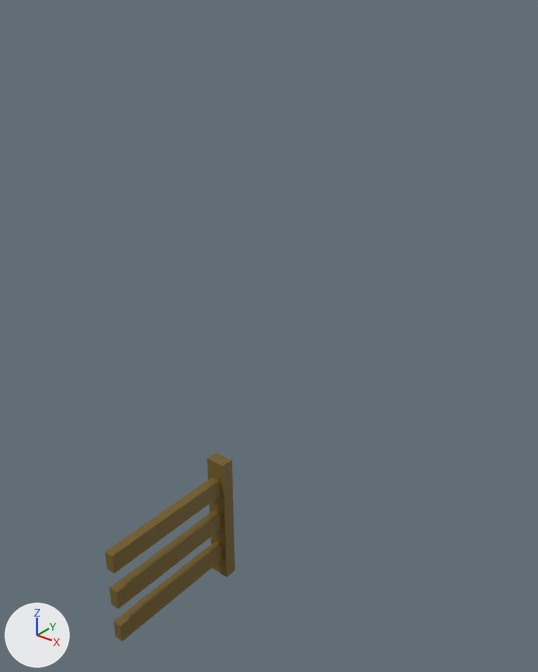
The Blender file BASEMESH/PROPS/Farm.blend, before and after one commit.
The view is the same before and after, from a 50 mm camera at (5.91, -6.28, 8.09) aimed at (0.01, 1.09, 3.52). The axes (+X, +Y, +Z) are drawn at lower left. The lights are the same throughout.
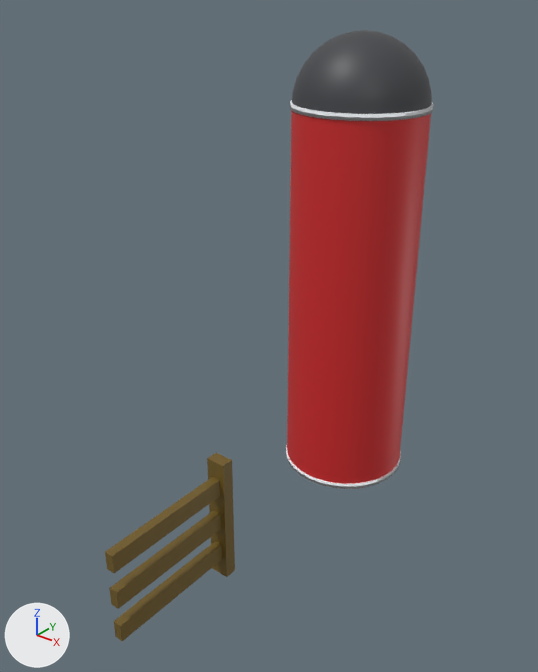
Where the change shows, as pixel boxes (x1, y1, x2, y2) in the pictures (538 x 672 px):
'Cylinder', added (red)
    after: (287, 110, 431, 489)
'Sphere', added
    after: (292, 30, 432, 114)
'Cylinder.001', added
    after: (290, 100, 433, 121)
'Cylinder.002', added
    after: (286, 445, 401, 489)

The change, as a list of edits to the scene's bpy script:
```text
Add img_duel_32x_png:
    img_duel_32x_png = load_image('duel-32x.png', '../../KARTGAME/Assets/Textures/Track01/duel-32x.png', 8192, 32, 'sRGB')
Add mat_silomaterial1:
    mat_silomaterial1 = principled_material('SiloMaterial1')
    mat_silomaterial1.texture = img_duel_32x_png
Add me_cylinder_002:
    me_cylinder_002.from_pydata(...)  # a 32-sided cylinder along z spanning x -1.0..1.0, y -1.0..1.0, z -1.0..1.0
    me_cylinder_002.polygons.foreach_set('use_smooth', [True] * 34)
    me_cylinder_002.materials.append(mat_silomaterial1)  # picture img_duel_32x_png
Add me_cylinder_001:
    me_cylinder_001.from_pydata(...)  # a 32-sided cylinder along z spanning x -1.0..1.0, y -1.0..1.0, z -1.0..1.0
    me_cylinder_001.polygons.foreach_set('use_smooth', [True] * 34)
    me_cylinder_001.materials.append(mat_silomaterial1)  # picture img_duel_32x_png
Add me_sphere:
    me_sphere.from_pydata(...)  # 257 vertices, 256 faces; spans x -1.0..1.0, y -1.0..1.0, z 0.0..1.0
    me_sphere.polygons.foreach_set('use_smooth', [True] * 256)
    me_sphere.materials.append(mat_silomaterial1)  # picture img_duel_32x_png
Add me_cylinder:
    me_cylinder.from_pydata(...)  # 72 vertices, 40 faces; spans x -1.0..1.0, y -1.0..1.22, z -1.0..1.06
    me_cylinder.polygons.foreach_set('use_smooth', [True] * 40)
    me_cylinder.materials.append(mat_silomaterial1)  # picture img_duel_32x_png
Add ob_cylinder_002:
    ob_cylinder_002 = bpy.data.objects.new('Cylinder.002', me_cylinder_002)
    ob_cylinder_002.location = (0.0, 3.21, 0.43)
    ob_cylinder_002.scale = (1.02, 1.02, -0.0441)
Add ob_cylinder_001:
    ob_cylinder_001 = bpy.data.objects.new('Cylinder.001', me_cylinder_001)
    ob_cylinder_001.location = (0.0, 3.21, 6.4)
    ob_cylinder_001.scale = (1.02, 1.02, -0.0441)
Add ob_sphere:
    ob_sphere = bpy.data.objects.new('Sphere', me_sphere)
    ob_sphere.location = (0.0, 3.21, 6.4)
Add ob_cylinder:
    ob_cylinder = bpy.data.objects.new('Cylinder', me_cylinder)
    ob_cylinder.location = (0.0, 3.21, 3.38)
    ob_cylinder.scale = (1.0, 1.0, 3.01)
```
